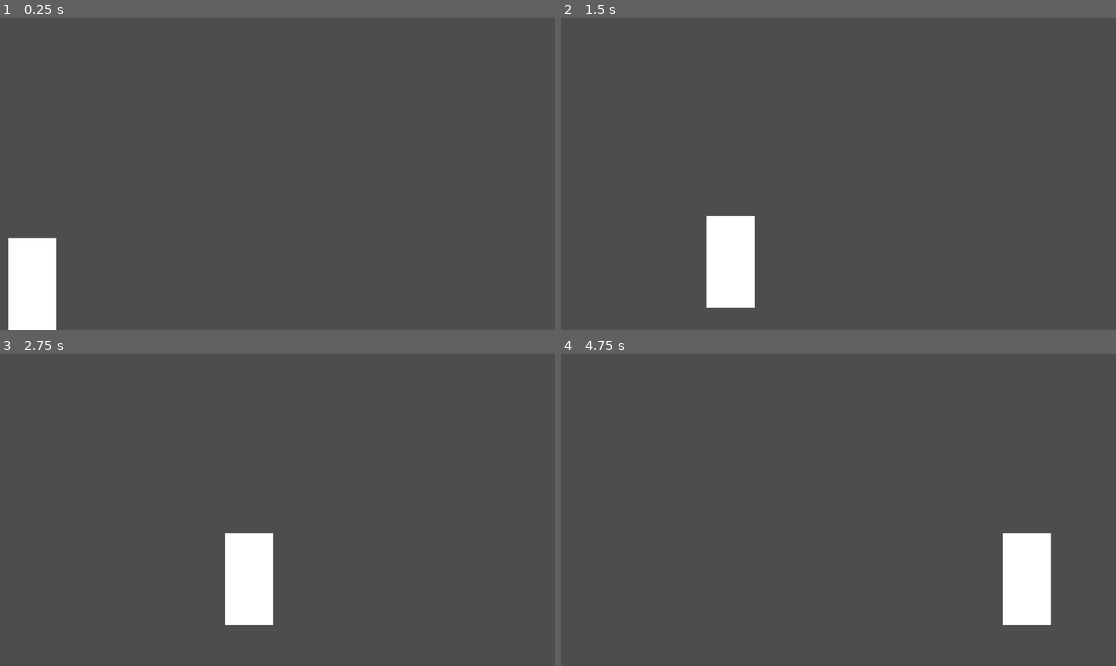
Above: before the commit, frames 1-4 (two rows, left to right).
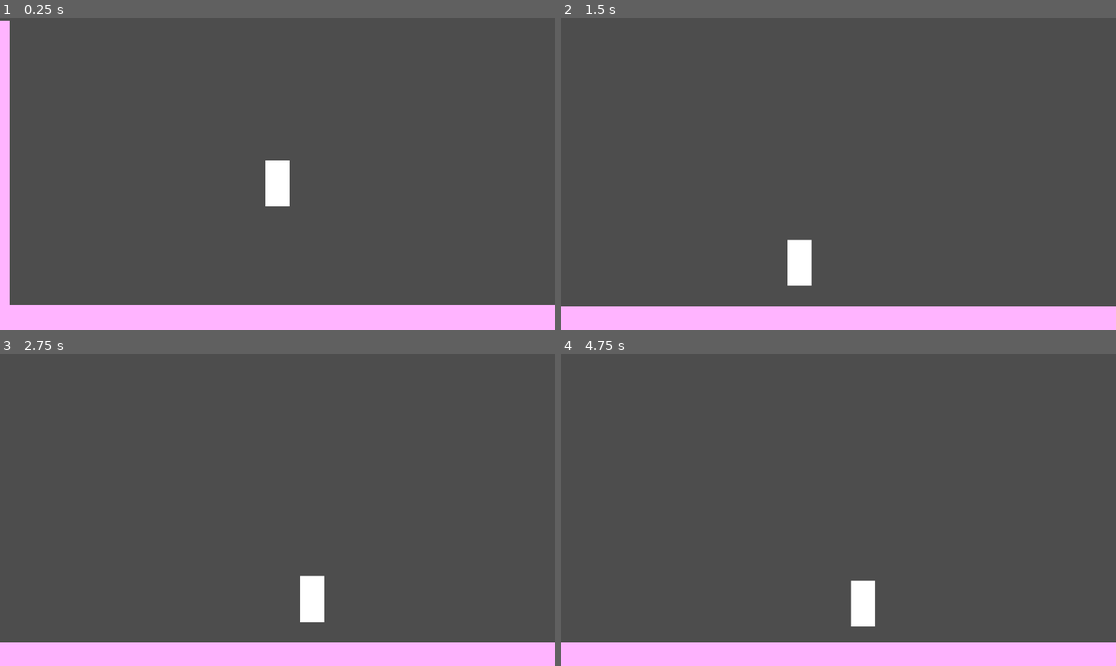
Above: after the commit, the same moments.

Repository: simonM-b/world-history-midterm
Game: Godot game, scene res://scene + script/main.tscn
Two runs of this game, one before a commit and one after it. Both use one fixed random seed, a clock stepped at 60 frames per second and the inputs below. Before the commit the project has no main scene; this scene is started directly in both runs.
Inputs:
- Up to frame 1 (0.25 s): no input
- Up to frame 2 (1.5 s): tap Enter (ui_accept) at 0.5, 0.6 s; hold Right (right) from 0.53 s (still down); tap Space (jump) at 0.77, 0.8, 1.07, 1.35 s
- Up to frame 3 (2.75 s): tap Space (jump) at 1.52, 1.82, 2.3 s; tap Enter (ui_accept) at 1.55, 2.1 s; release Right (right) at 2.03 s; hold A (left) from 2.03 s (still down)
- Up to frame 4 (4.75 s): release A (left) at 2.78 s; hold Right (right) 2.78-4.28 s; tap Enter (ui_accept) at 2.85, 4.35 s; tap Space (jump) at 3.02, 3.32, 3.6, 3.77, 4.07, 4.52 s; hold A (left) from 4.28 s (still down)

The runs differ from the first frame. In frame 1, 12% of the frame differs, in the area x 0-100%, y 0-100%; in frame 2, 11%; in frame 3, 11%; in frame 4, 11%.

Commit message:
camera controlls

Diff:
--- /dev/null
+++ b/GLOBAL.gd
@@ -0,0 +1,18 @@
+extends Node
+
+const CAMERA_Y = -550
+const CAMERA_X_OFFSET = 300
+
+var playerPos
+var playerVel
+
+
+
+# Called when the node enters the scene tree for the first time.
+func _ready() -> void:
+	pass # Replace with function body.
+
+
+# Called every frame. 'delta' is the elapsed time since the previous frame.
+func _process(delta: float) -> void:
+	pass
--- a/project.godot
+++ b/project.godot
@@ -11,8 +11,13 @@
 [application]
 
 config/name="World History Midterm"
+run/main_scene="uid://cxmrpr3dkaduq"
 config/features=PackedStringArray("4.5", "GL Compatibility")
 config/icon="res://icon.svg"
+
+[autoload]
+
+GLOBAL="*res://GLOBAL.gd"
 
 [input]
 
--- a/scene + script/main.tscn
+++ b/scene + script/main.tscn
@@ -1,23 +1,42 @@
-[gd_scene load_steps=3 format=3 uid="uid://cxmrpr3dkaduq"]
+[gd_scene load_steps=4 format=3 uid="uid://cxmrpr3dkaduq"]
 
 [ext_resource type="PackedScene" uid="uid://dm08rkou3jlh" path="res://scene + script/main_player.tscn" id="1_je4m1"]
+[ext_resource type="Script" uid="uid://6ely26juf0wu" path="res://scene + script/staticYFollowPlayer.gd" id="2_su6j1"]
 
 [sub_resource type="WorldBoundaryShape2D" id="WorldBoundaryShape2D_su6j1"]
 
 [node name="main" type="Node2D"]
-metadata/_edit_vertical_guides_ = [0.0]
+metadata/_edit_vertical_guides_ = [0.0, -501.0]
 
 [node name="main player" parent="." instance=ExtResource("1_je4m1")]
-position = Vector2(67, -114)
+position = Vector2(1111, -532)
 
-[node name="StaticBody2D" type="StaticBody2D" parent="."]
+[node name="floor" type="StaticBody2D" parent="."]
 
-[node name="CollisionShape2D" type="CollisionShape2D" parent="StaticBody2D"]
+[node name="CollisionShape2D" type="CollisionShape2D" parent="floor"]
 shape = SubResource("WorldBoundaryShape2D_su6j1")
 
-[node name="CollisionShape2D2" type="CollisionShape2D" parent="StaticBody2D"]
+[node name="CollisionShape2D2" type="CollisionShape2D" parent="floor"]
 rotation = 1.5707964
 shape = SubResource("WorldBoundaryShape2D_su6j1")
 
+[node name="ColorRect" type="ColorRect" parent="floor"]
+offset_left = -1835.0
+offset_right = 3080.0
+offset_bottom = 328.0
+color = Color(1, 0.7058824, 1, 1)
+
+[node name="ColorRect2" type="ColorRect" parent="floor"]
+offset_left = -1835.0
+offset_top = -1180.0
+offset_right = -1.0
+offset_bottom = 328.0
+color = Color(1, 0.7058824, 1, 1)
+
 [node name="Camera2D" type="Camera2D" parent="."]
-position = Vector2(576, -324)
+position = Vector2(1111, -532)
+zoom = Vector2(0.5, 0.5)
+limit_smoothed = true
+position_smoothing_enabled = true
+position_smoothing_speed = 4.0
+script = ExtResource("2_su6j1")
--- a/scene + script/main_player.gd
+++ b/scene + script/main_player.gd
@@ -1,22 +1,24 @@
 extends CharacterBody2D
 
 
-const SPEED = 300.0
+const SPEED = 500.0
 const JUMP_VELOCITY = -400.0
 
 
 func _physics_process(delta: float) -> void:
+	GLOBAL.playerPos = position
+	GLOBAL.playerVel = velocity
 	# Add the gravity.
 	if not is_on_floor():
 		velocity += get_gravity() * delta
 
 	# Handle jump.
-	if Input.is_action_just_pressed("ui_accept") and is_on_floor():
+	if Input.is_action_just_pressed("jump") and is_on_floor():
 		velocity.y = JUMP_VELOCITY
 
 	# Get the input direction and handle the movement/deceleration.
 	# As good practice, you should replace UI actions with custom gameplay actions.
-	var direction := Input.get_axis("ui_left", "ui_right")
+	var direction := Input.get_axis("left", "right")
 	if direction:
 		velocity.x = direction * SPEED
 	else:
--- /dev/null
+++ b/scene + script/staticYFollowPlayer.gd
@@ -0,0 +1,13 @@
+extends Camera2D
+
+const SMALLER_X_LIMIT = -500
+
+# Called when the node enters the scene tree for the first time.
+func _ready() -> void:
+	limit_left = SMALLER_X_LIMIT
+
+
+# Called every frame. 'delta' is the elapsed time since the previous frame.
+func _process(delta: float) -> void:
+	position.y = GLOBAL.CAMERA_Y
+	position.x = GLOBAL.playerPos.x + GLOBAL.CAMERA_X_OFFSET*sign(GLOBAL.playerVel.x)#depending on what direction the player is it offsets the camera infront of the player #sign is -1 if input is below zero. 1 if above zero and 0 is is zero
Not shown, added: GLOBAL.gd.uid
Not shown, added: scene + script/staticYFollowPlayer.gd.uid
